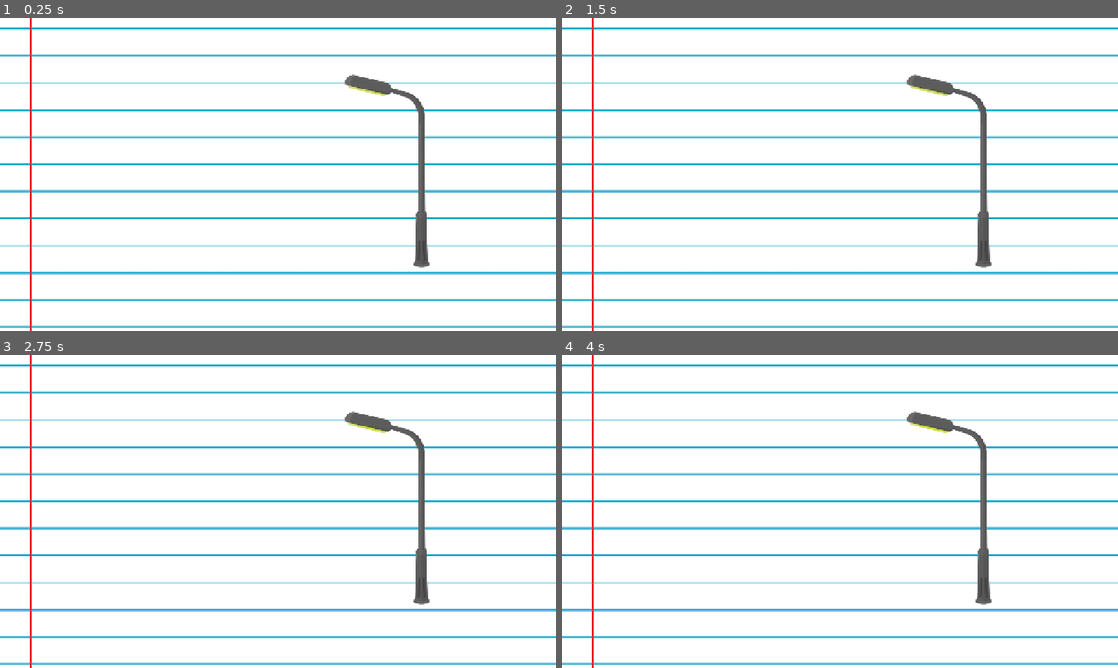
Above: before the commit, frames 1-4 (two rows, left to right).
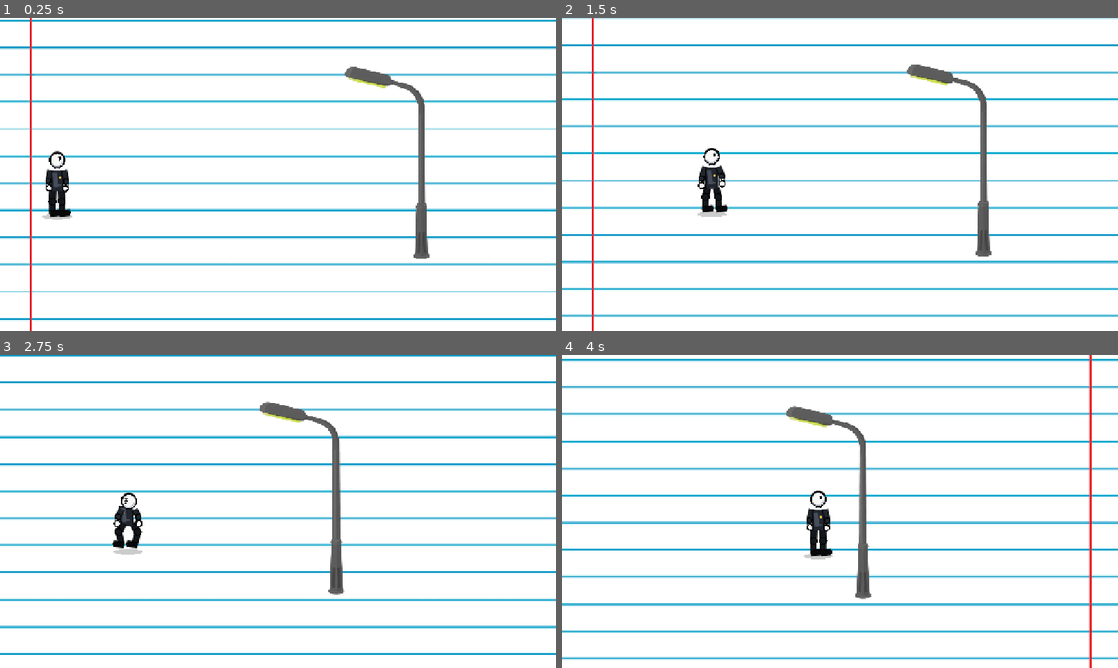
Above: after the commit, the same moments.

Repository: zamuuk13-sketch/TRY-HACKING-ME-NEW-
Game: Godot game, scene res://scenes/main.tscn
Two runs of this game, one before a commit and one after it. Both use one fixed random seed, a clock stepped at 60 frames per second and the inputs below.
Inputs:
- Up to frame 1 (0.25 s): no input
- Up to frame 2 (1.5 s): hold C (crouch) 0.53-1.28 s; hold D (move_right) from 0.53 s (still down); tap Space (jump) at 0.77, 1.07 s; tap Shift at 0.8, 1.35 s
- Up to frame 3 (2.75 s): tap Space (jump) at 1.52, 1.55, 1.82, 2.1 s; release D (move_right) at 2.03 s; hold A (move_left) from 2.03 s (still down); hold C (crouch) from 2.03 s (still down)
- Up to frame 4 (4 s): release A (move_left) at 2.78 s; release C (crouch) at 2.78 s; hold D (move_right) from 2.78 s (still down); tap C (crouch) at 2.85 s; tap Space (jump) at 3.02, 3.32, 3.77, 3.8 s; tap Shift at 3.05 s; hold Shift from 3.53 s (still down)

The runs differ from the first frame. In frame 1, 24% of the frame differs, in the area x 0-100%, y 0-100%; in frame 2, 24%; in frame 3, 26%; in frame 4, 27%.

Commit message:
Restore full player controller after animation parse error

Diff:
--- a/scripts/player.gd
+++ b/scripts/player.gd
@@ -1,3 +1,323 @@
 extends CharacterBody2D
-## Temporary parse-safe restoration point.
-## Full player controller restored from the last known working revision.
+## TRY HACKING ME NOW — detailed procedural Player controller.
+## Movement/physics stay intentionally unchanged; the character is rendered entirely with _draw().
+## Animation uses classic 2D locomotion principles: contact, down, passing, up,
+## clear weight shifts, opposite arm/leg motion, anticipation and readable silhouettes.
+
+@export_category("Movement")
+@export var move_speed: float = 260.0
+@export var sprint_speed: float = 390.0
+@export var acceleration: float = 1800.0
+@export var friction: float = 2200.0
+@export var jump_power: float = 560.0
+@export var gravity: float = 1500.0
+@export var max_fall_speed: float = 1100.0
+
+@export_category("Animation")
+@export var animation_fps: float = 12.0
+@export var animation_frames: int = 12
+
+var facing_direction := 1.0
+var is_sprinting := false
+var is_crouching := false
+var animation_time := 0.0
+var animation_frame := 0
+var animation_state := "idle"
+var landing_punch := 0.0
+
+func _ready() -> void:
+	visible = true
+	modulate = Color.WHITE
+	self_modulate = Color.WHITE
+	z_index = 100
+	queue_redraw()
+
+func _physics_process(delta: float) -> void:
+	var input_axis := Input.get_axis("move_left", "move_right")
+	is_crouching = Input.is_action_pressed("crouch") and is_on_floor()
+	is_sprinting = Input.is_key_pressed(KEY_SHIFT) and not is_crouching
+
+	var target_speed := sprint_speed if is_sprinting else move_speed
+	if is_crouching:
+		target_speed *= 0.45
+
+	if input_axis != 0.0:
+		velocity.x = move_toward(velocity.x, input_axis * target_speed, acceleration * delta)
+		facing_direction = sign(input_axis)
+	else:
+		velocity.x = move_toward(velocity.x, 0.0, friction * delta)
+
+	var was_on_floor := is_on_floor()
+	if not is_on_floor():
+		velocity.y = min(velocity.y + gravity * delta, max_fall_speed)
+	else:
+		if velocity.y > 0.0:
+			velocity.y = 0.0
+		if Input.is_action_just_pressed("jump") and not is_crouching:
+			velocity.y = -jump_power
+
+	move_and_slide()
+	if not was_on_floor and is_on_floor():
+		landing_punch = 1.0
+	landing_punch = move_toward(landing_punch, 0.0, delta * 7.0)
+	_update_animation(delta)
+	queue_redraw()
+
+func _update_animation(delta: float) -> void:
+	var next_state := "idle"
+	if not is_on_floor():
+		next_state = "jump" if velocity.y < 0.0 else "fall"
+	elif is_crouching:
+		next_state = "crouch"
+	elif abs(velocity.x) > 15.0:
+		next_state = "run" if is_sprinting else "walk"
+
+	if next_state != animation_state:
+		animation_state = next_state
+		animation_time = 0.0
+		animation_frame = 0
+	else:
+		animation_time += delta
+		if animation_time >= 1.0 / maxf(animation_fps, 1.0):
+			animation_time -= 1.0 / maxf(animation_fps, 1.0)
+			animation_frame = (animation_frame + 1) % max(animation_frames, 1)
+
+func _limb(a: Vector2, b: Vector2, width: float, outer: Color, inner: Color) -> void:
+	draw_line(a, b, outer, width + 3.0, true)
+	draw_line(a, b, inner, width, true)
+
+func _joint(p: Vector2, radius: float, outer: Color, inner: Color) -> void:
+	draw_circle(p, radius + 2.0, outer)
+	draw_circle(p, radius, inner)
+
+func _foot(p: Vector2, direction: float, outer: Color, inner: Color, size: float = 1.0) -> void:
+	var heel := p + Vector2(-3.0 * direction, 0.0)
+	var toe := p + Vector2(11.0 * direction * size, -1.5 * size)
+	draw_line(heel, toe, outer, 9.0 * size, true)
+	draw_line(heel, toe, inner, 5.4 * size, true)
+	draw_circle(toe, 2.5 * size, inner)
+
+func _draw() -> void:
+	var skin := Color(0.97, 0.97, 0.97, 1.0)
+	var skin_shadow := Color(0.72, 0.74, 0.78, 1.0)
+	var outline := Color(0.02, 0.02, 0.025, 1.0)
+	var shirt := Color(0.13, 0.15, 0.18, 1.0)
+	var shirt_light := Color(0.27, 0.30, 0.35, 1.0)
+	var pants := Color(0.075, 0.085, 0.105, 1.0)
+	var pants_light := Color(0.15, 0.16, 0.19, 1.0)
+	var shoe := Color(0.035, 0.035, 0.045, 1.0)
+	var eye := Color(0.025, 0.025, 0.03, 1.0)
+	var accent := Color(0.91, 0.71, 0.29, 1.0)
+
+	var d := facing_direction
+	var speed_ratio: float = clampf(abs(velocity.x) / maxf(sprint_speed, 1.0), 0.0, 1.0)
+	var t := animation_time
+	var cycle := (float(animation_frame) + t * animation_fps) / float(max(animation_frames, 1))
+	var phase := cycle * TAU
+
+	var head := Vector2(0.0, -31.0)
+	var neck := Vector2(0.0, -18.5)
+	var shoulder_l := Vector2(-10.0, -15.0)
+	var shoulder_r := Vector2(10.0, -15.0)
+	var hip_l := Vector2(-6.5, 16.0)
+	var hip_r := Vector2(6.5, 16.0)
+	var elbow_l := Vector2(-13.0, -1.0)
+	var elbow_r := Vector2(13.0, -1.0)
+	var hand_l := Vector2(-13.0, 11.0)
+	var hand_r := Vector2(13.0, 11.0)
+	var knee_l := Vector2(-7.0, 31.0)
+	var knee_r := Vector2(7.0, 31.0)
+	var ankle_l := Vector2(-7.0, 49.0)
+	var ankle_r := Vector2(7.0, 49.0)
+	var torso_lean := 0.0
+	var body_y := 0.0
+
+	if animation_state == "idle":
+		var breath := sin(t * TAU * 0.85)
+		var sway := sin(t * TAU * 0.42)
+		body_y = breath * 0.55
+		head = Vector2(sway * 0.7, -31.0 + body_y)
+		neck = Vector2(sway * 0.35, -18.4 + body_y * 0.6)
+		shoulder_l = Vector2(-10.0 + sway * 0.4, -15.2 + body_y)
+		shoulder_r = Vector2(10.0 + sway * 0.4, -15.2 + body_y)
+		elbow_l = Vector2(-13.0 - sway * 0.7, 0.5 + breath * 0.8)
+		elbow_r = Vector2(13.0 - sway * 0.5, 1.0 - breath * 0.6)
+		hand_l = Vector2(-12.0 - sway, 11.0 + breath * 0.5)
+		hand_r = Vector2(12.0 - sway * 0.7, 11.5 - breath * 0.4)
+
+	elif animation_state == "walk":
+		var w := phase
+		var s := sin(w)
+		var c := cos(w)
+		var stride := 8.5
+		var lift := maxf(0.0, c)
+		var down := maxf(0.0, -c)
+		body_y = down * 1.35 - lift * 0.35
+		head = Vector2(-s * 0.9, -31.0 + body_y)
+		neck = Vector2(-s * 0.45, -18.4 + body_y)
+		shoulder_l = Vector2(-10.0 - s * 0.45, -15.0 + body_y)
+		shoulder_r = Vector2(10.0 - s * 0.45, -15.0 + body_y)
+		elbow_l = Vector2(-13.0 - s * 6.0, -0.5 + c * 1.8)
+		elbow_r = Vector2(13.0 + s * 6.0, -0.5 - c * 1.8)
+		hand_l = Vector2(-13.0 - s * 7.0, 10.5 + c * 1.5)
+		hand_r = Vector2(13.0 + s * 7.0, 10.5 - c * 1.5)
+		knee_l = Vector2(-7.0 - s * stride, 30.5 - lift * 2.0)
+		knee_r = Vector2(7.0 + s * stride, 30.5 - lift * 2.0)
+		ankle_l = Vector2(-7.0 - s * stride * 1.28, 49.0 - lift * 2.2)
+		ankle_r = Vector2(7.0 + s * stride * 1.28, 49.0 - lift * 2.2)
+		torso_lean = -s * 0.9
+
+	elif animation_state == "run":
+		var r := phase * 1.18
+		var s := sin(r)
+		var c := cos(r)
+		var flight := maxf(0.0, -c)
+		var compression := maxf(0.0, c)
+		body_y = compression * 1.2 - flight * 1.7
+		head = Vector2(-s * 0.65, -31.7 + body_y)
+		neck = Vector2(-s * 0.3, -18.6 + body_y)
+		shoulder_l = Vector2(-10.0, -15.4 + body_y)
+		shoulder_r = Vector2(10.0, -15.4 + body_y)
+		elbow_l = Vector2(-13.0 - s * 9.5, -1.5 + c * 4.0)
+		elbow_r = Vector2(13.0 + s * 9.5, -1.5 - c * 4.0)
+		hand_l = Vector2(-14.0 - s * 13.0, 8.0 + c * 6.5)
+		hand_r = Vector2(14.0 + s * 13.0, 8.0 - c * 6.5)
+		knee_l = Vector2(-7.0 - s * 13.0, 28.0 - maxf(s, 0.0) * 8.0 + flight * 4.0)
+		knee_r = Vector2(7.0 + s * 13.0, 28.0 - maxf(-s, 0.0) * 8.0 + flight * 4.0)
+		ankle_l = Vector2(-8.0 - s * 15.0, 48.5 - maxf(s, 0.0) * 7.0 + flight * 4.5)
+		ankle_r = Vector2(8.0 + s * 15.0, 48.5 - maxf(-s, 0.0) * 7.0 + flight * 4.5)
+		torso_lean = -5.0 - speed_ratio * 2.0
+
+	elif animation_state == "jump":
+		var j: float = clampf(-velocity.y / maxf(jump_power, 1.0), 0.0, 1.0)
+		head = Vector2(0.0, -32.0 - j * 0.6)
+		neck = Vector2(0.0, -19.0)
+		shoulder_l = Vector2(-10.5, -16.0)
+		shoulder_r = Vector2(10.5, -16.0)
+		elbow_l = Vector2(-15.0 - j * 3.0, -5.0 - j * 2.0)
+		elbow_r = Vector2(15.0 + j * 3.0, -5.0 - j * 2.0)
+		hand_l = Vector2(-19.0 - j * 3.0, -12.0 - j * 3.0)
+		hand_r = Vector2(19.0 + j * 3.0, -12.0 - j * 3.0)
+		knee_l = Vector2(-11.0 - j * 2.0, 27.0 - j * 2.0)
+		knee_r = Vector2(11.0 + j * 2.0, 27.0 - j * 2.0)
+		ankle_l = Vector2(-16.0 - j * 6.0, 41.0 - j * 2.0)
+		ankle_r = Vector2(16.0 + j * 6.0, 41.0 - j * 2.0)
+		torso_lean = -1.5
+
+	elif animation_state == "fall":
+		var fall_ratio: float = clampf(velocity.y / maxf(max_fall_speed, 1.0), 0.0, 1.0)
+		head = Vector2(0.5 * d, -30.5 + fall_ratio * 0.5)
+		neck = Vector2(0.0, -18.2)
+		elbow_l = Vector2(-16.0 - fall_ratio * 3.0, 2.0 + fall_ratio * 3.0)
+		elbow_r = Vector2(16.0 + fall_ratio * 3.0, 2.0 + fall_ratio * 3.0)
+		hand_l = Vector2(-21.0 - fall_ratio * 4.0, 10.0 + fall_ratio * 3.0)
+		hand_r = Vector2(21.0 + fall_ratio * 4.0, 10.0 + fall_ratio * 3.0)
+		knee_l = Vector2(-10.0, 31.0 + fall_ratio)
+		knee_r = Vector2(10.0, 31.0 + fall_ratio)
+		ankle_l = Vector2(-14.0 - fall_ratio * 3.0, 48.0)
+		ankle_r = Vector2(14.0 + fall_ratio * 3.0, 48.0)
+		torso_lean = 1.5 + fall_ratio * 2.0
+
+	elif animation_state == "crouch":
+		var q := sin(t * TAU * 0.75)
+		head = Vector2(1.0 * d, -21.0 + q * 0.35)
+		neck = Vector2(0.5 * d, -10.5)
+		shoulder_l = Vector2(-10.0, -8.0)
+		shoulder_r = Vector2(10.0, -8.0)
+		elbow_l = Vector2(-15.0, 2.0 + q * 0.4)
+		elbow_r = Vector2(15.0, 2.0 - q * 0.4)
+		hand_l = Vector2(-16.0, 12.5 + q * 0.4)
+		hand_r = Vector2(16.0, 12.5 - q * 0.4)
+		hip_l = Vector2(-7.0, 12.0)
+		hip_r = Vector2(7.0, 12.0)
+		knee_l = Vector2(-14.0, 24.0)
+		knee_r = Vector2(14.0, 24.0)
+		ankle_l = Vector2(-10.0, 43.5)
+		ankle_r = Vector2(10.0, 43.5)
+		torso_lean = 3.5
+
+	var squash := landing_punch
+	body_y += squash * 1.2
+	head.y += squash * 2.0
+	torso_lean += squash * 0.8
+
+	if d < 0.0:
+		head.x *= -1.0
+		neck.x *= -1.0
+		shoulder_l.x *= -1.0
+		shoulder_r.x *= -1.0
+		elbow_l.x *= -1.0
+		elbow_r.x *= -1.0
+		hand_l.x *= -1.0
+		hand_r.x *= -1.0
+		hip_l.x *= -1.0
+		hip_r.x *= -1.0
+		knee_l.x *= -1.0
+		knee_r.x *= -1.0
+		ankle_l.x *= -1.0
+		ankle_r.x *= -1.0
+		torso_lean *= -1.0
+
+	head.y += body_y
+	neck.y += body_y
+	shoulder_l.y += body_y
+	shoulder_r.y += body_y
+	hip_l.y += body_y
+	hip_r.y += body_y
+	elbow_l.y += body_y
+	elbow_r.y += body_y
+	hand_l.y += body_y
+	hand_r.y += body_y
+	knee_l.y += body_y
+	knee_r.y += body_y
+	ankle_l.y += body_y
+	ankle_r.y += body_y
+
+	var torso_top := Vector2(torso_lean, -14.0)
+	var torso_bottom := Vector2(torso_lean * 0.42, 15.0)
+	var torso_width := 15.5 if animation_state != "crouch" else 16.5
+
+	_limb(hip_l, knee_l, 7.0, outline, pants)
+	_limb(knee_l, ankle_l, 6.0, outline, pants)
+	_joint(knee_l, 4.2, outline, pants)
+	_foot(ankle_l, d, outline, shoe)
+	_limb(shoulder_l, elbow_l, 5.8, outline, shirt)
+	_limb(elbow_l, hand_l, 4.8, outline, skin)
+	_joint(elbow_l, 3.0, outline, shirt)
+	_joint(hand_l, 3.3, outline, skin)
+	_limb(torso_top, torso_bottom, torso_width, outline, shirt)
+	_limb(Vector2(torso_lean - 4.0, -10.5), Vector2(torso_lean - 1.5, 9.0), 3.0, shirt_light, shirt_light)
+	draw_line(Vector2(torso_lean - 5.0, 7.0), Vector2(torso_lean + 5.0, 7.0), shirt_light, 2.0, true)
+	draw_circle(Vector2(torso_lean + 4.0 * d, -4.0), 1.8, accent)
+	_limb(hip_r, knee_r, 7.0, outline, pants)
+	_limb(knee_r, ankle_r, 6.0, outline, pants)
+	_joint(knee_r, 4.2, outline, pants)
+	_foot(ankle_r, d, outline, shoe)
+	_limb(shoulder_r, elbow_r, 5.8, outline, shirt)
+	_limb(elbow_r, hand_r, 4.8, outline, skin)
+	_joint(elbow_r, 3.0, outline, shirt)
+	_joint(hand_r, 3.3, outline, skin)
+	_limb(neck, head + Vector2(0.0, 7.0), 5.0, outline, skin_shadow)
+	draw_circle(head, 12.0, outline)
+	draw_circle(head + Vector2(0.0, 0.5), 9.7, skin)
+	draw_arc(head + Vector2(-0.5, 0.5), 8.7, 0.25, 2.5, 14, skin_shadow, 1.7, true)
+	var face_x := 4.0 * d
+	var eye_y := head.y - 1.0
+	draw_circle(Vector2(head.x + face_x, eye_y), 2.0, eye)
+	draw_line(Vector2(head.x + face_x - 1.8 * d, eye_y - 3.0), Vector2(head.x + face_x + 1.5 * d, eye_y - 3.4), outline, 1.5, true)
+	if animation_state == "run":
+		draw_line(Vector2(head.x + face_x - 1.0 * d, eye_y + 4.0), Vector2(head.x + face_x + 3.0 * d, eye_y + 3.0), outline, 1.3, true)
+	elif animation_state == "crouch":
+		draw_line(Vector2(head.x + face_x - 1.0 * d, eye_y + 3.5), Vector2(head.x + face_x + 1.5 * d, eye_y + 3.5), outline, 1.2, true)
+	draw_arc(head + Vector2(0.0, -1.5), 10.0, PI + 0.2, TAU - 0.2, 16, outline, 2.0, true)
+	if animation_state == "run" and speed_ratio > 0.75:
+		var trail_x := head.x - d * 15.0
+		draw_line(Vector2(trail_x, head.y - 4.0), Vector2(trail_x - d * 7.0, head.y - 5.0), accent, 1.5, true)
+		draw_line(Vector2(trail_x, head.y + 1.0), Vector2(trail_x - d * 5.0, head.y + 1.0), accent, 1.2, true)
+	var shadow_scale := 1.0 + landing_punch * 0.35
+	var shadow_width := 22.0 * shadow_scale
+	var shadow_points := PackedVector2Array()
+	for i in range(20):
+		var a := TAU * float(i) / 20.0
+		shadow_points.append(Vector2(cos(a) * shadow_width, 54.0 + sin(a) * 4.0))
+	draw_colored_polygon(shadow_points, Color(0.0, 0.0, 0.0, 0.20))
